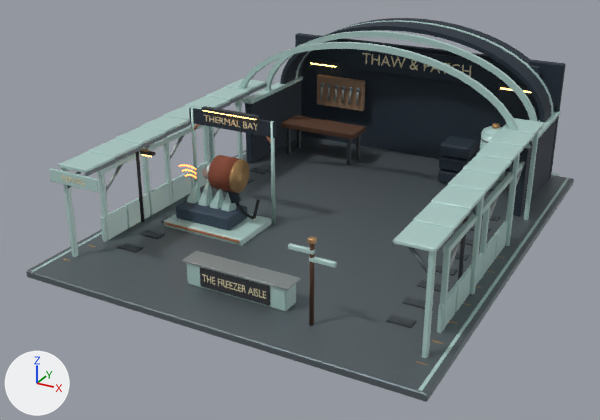
The glTF model assets/storefronts/cryo-vault-rimeholm-garage.glb as it was, and as the next commit left it.
Rendered twice from a camera (50 mm lens) standing at (15.2, -23.0, 15.5) and looking at (-0.9, 6.2, 0.9). Lighting does not change. The marker at lower left points along +X, +Y and +Z. The picture after the commit comes second. Vertices at exactly the same position are counted once.

The older version as bpy lines, for what is in view:
```python
me_thaw___patch_001 = bpy.data.meshes.new('THAW & PATCH.001')
me_thaw___patch_001.from_pydata(...)  # 13072 vertices, 25364 faces; spans x -8.4..8.4, y -2.6..18.5, z -0.5..7.3
me_thaw___patch_001.materials.append(mat_sign_ink_cream)  # beige #e4d8b2
me_thaw___patch_001.materials.append(mat_ice)
me_thaw___patch_001.materials.append(mat_dark)
me_thaw___patch_001.materials.append(mat_navy)
me_thaw___patch_001.materials.append(mat_iron)
me_thaw___patch_001.materials.append(mat_light)  # orange #ffcb79, glowing orange #ffcb79
me_thaw___patch_001.materials.append(mat_wood)
me_thaw___patch_001.materials.append(mat_tan)
me_thaw___patch_001.materials.append(mat_steel)
me_thaw___patch_001.materials.append(mat_edge)
me_thaw___patch_001.materials.append(mat_brass)
me_thaw___patch_001.materials.append(mat_coal)
me_thaw___patch_001.materials.append(mat_blue)
me_thaw___patch_001.materials.append(mat_rust)
me_thaw___patch_001.materials.append(mat_flame)  # orange #ff8140, glowing orange #ff8140
me_thaw___patch_001.materials.append(mat_orange)
ob_cryo_vault_rimeholm_garage = bpy.data.objects.new('cryo-vault-rimeholm-garage', me_thaw___patch_001)
ob_cryo_vault_rimeholm_garage.location = (0.0, 0.0, 0.0)
```
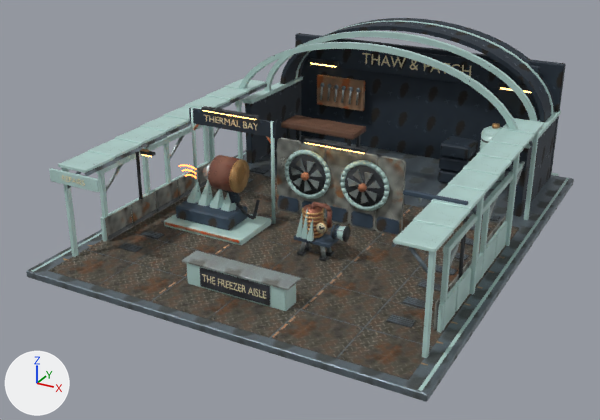
The change, as a list of edits to the scene's bpy script:
```text
Add mat_workskin:
    mat_workskin = bpy.data.materials.new('Workskin')
    # uses the picture img_port_paint2_relief
    # uses the picture img_port_paint2_roughness
    # uses the picture img_workskin
Add mat_safety:
    mat_safety = bpy.data.materials.new('Safety')
    # uses the picture img_port_paint2_relief
    # uses the picture img_port_paint2_roughness
    # uses the picture img_safety
Add mat_workdeck:
    mat_workdeck = bpy.data.materials.new('Workdeck')
    # uses the picture img_port_plate_relief
    # uses the picture img_port_plate_roughness
    # uses the picture img_workdeck
Add mat_cream:
    mat_cream = bpy.data.materials.new('Cream')
    # uses the picture img_cream
    # uses the picture img_port_enamel_relief
    # uses the picture img_port_enamel_roughness
Add mat_copper:
    mat_copper = bpy.data.materials.new('Copper')
    # uses the picture img_copper
    # uses the picture img_port_bare_relief
    # uses the picture img_port_bare_roughness
Change me_thaw___patch_001:
    remove me_thaw___patch_001.from_pydata(...)  # 13072 vertices, 25364 faces; spans x -8.4..8.4, y -2.6..18.5, z -0.5..7.3
    add me_thaw___patch_001.from_pydata(...)  # 18484 vertices, 35332 faces; spans x -8.4..8.4, y -2.6..18.5, z -0.5..7.3
    me_thaw___patch_001 part 1: the loose piece of 32 vertices spanning x 2.5..3.5, y -0.8..-0.6, z 2.8..3.0 is deleted
    me_thaw___patch_001 part 2: the loose piece of 32 vertices spanning x 3.3..3.5, y -0.8..-0.6, z 3.2..3.4 is deleted
    me_thaw___patch_001 part 3: the loose piece of 32 vertices spanning x 3.3..4.3, y -0.8..-0.6, z 2.5..2.7 is deleted
    me_thaw___patch_001 part 4: the loose piece of 28 vertices spanning x 3.3..3.5, y -0.8..-0.6, z 0.0..3.3 is deleted
    me_thaw___patch_001 part 5: 2 vertices moved within x 7.5, y 1.9, z 0.0; 4944 vertices added at x -7.7..7.7, y -2.2..10.9, z 0.0..3.9
    me_thaw___patch_001 part 6: 52 vertices added at x 5.2..7.6, y 2.7..2.9, z 3.9..4.3
    me_thaw___patch_001 part 7: 19080 kept faces spanning x -8.4..8.4, y -2.6..18.5, z -0.5..7.3 get new texture (UV) coordinates
    other edits to the shape of me_thaw___patch_001 do not show in these pictures
    add me_thaw___patch_001.materials.append(mat_workdeck)
    add me_thaw___patch_001.materials.append(mat_safety)
    add me_thaw___patch_001.materials.append(mat_workskin)
Add ob_thaw___patch_nozzle:
    ob_thaw___patch_nozzle = bpy.data.objects.new('Thaw & Patch nozzle', me_cryo_vault_rimeholm_detachable_coupling_001)  # 176 vertices, 320 faces; spans x -0.06..0.531, y -0.32..0.32, z -0.32..0.32
    ob_thaw___patch_nozzle.location = (1.85, 4.2, 1.28)
Add ob_thaw___patch_drive:
    ob_thaw___patch_drive = bpy.data.objects.new('Thaw & Patch drive', me_cryo_vault_rimeholm_live_workpiece_001)  # 794 vertices, 1472 faces; spans x -0.79..0.68, y -0.55..0.53, z -0.48..1.08
    ob_thaw___patch_drive.location = (1.0, 4.2, 1.28)
```

Changed parts and their boxes (x1, y1, x2, y2) in the pictures (600 x 420 px):
'Thaw & Patch drive', added (brown)
    after: (296, 201, 332, 241)
    faces in mat_ice: (296, 208, 314, 241)
    faces in mat_brass: (302, 207, 328, 238)
    faces in mat_rust: (311, 201, 332, 228)
    faces in mat_copper: (304, 204, 322, 239)
'Thaw & Patch nozzle', added
    after: (331, 224, 351, 242)
    faces in mat_iron: (332, 224, 351, 242)
part 1 of me_thaw___patch_001, deleted
    before: (288, 243, 315, 255)
part 2 of me_thaw___patch_001, deleted
    before: (308, 236, 317, 244)
part 3 of me_thaw___patch_001, deleted
    before: (309, 256, 337, 268)
part 4 of me_thaw___patch_001, deleted
    before: (309, 244, 315, 326)
part 5 of me_thaw___patch_001, built on
    after: (48, 138, 519, 380)
part 6 of me_thaw___patch_001, added
    after: (403, 189, 468, 205)
part 7 of me_thaw___patch_001, surface changed
    both: (28, 24, 570, 400)
